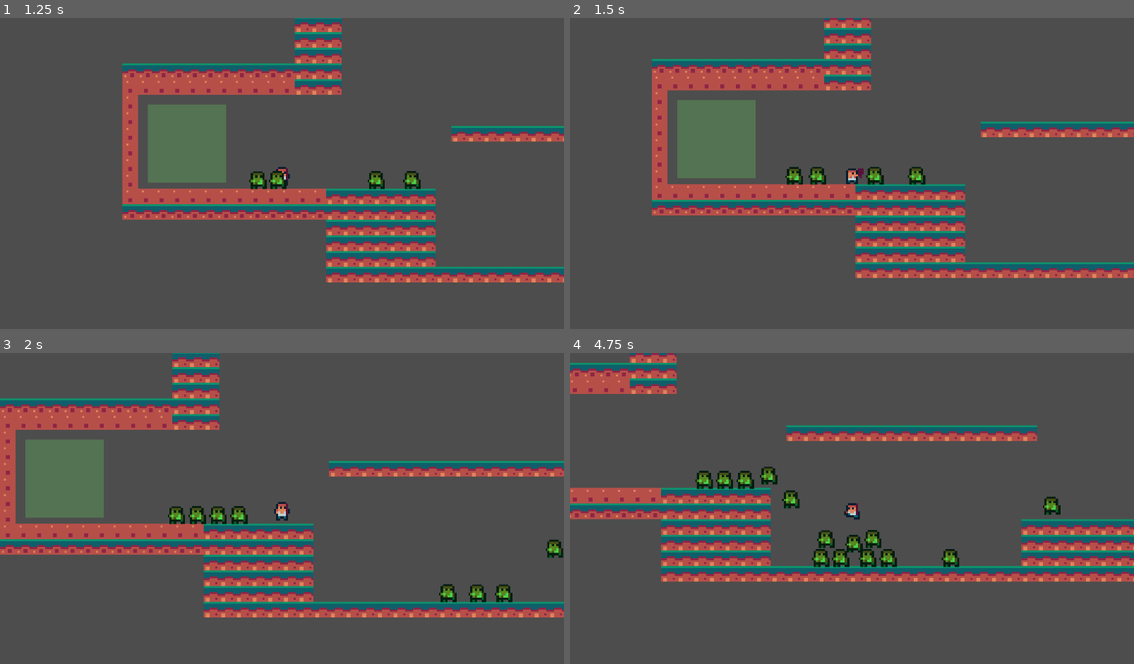
Above: before the commit, frames 1-4 (two rows, left to right).
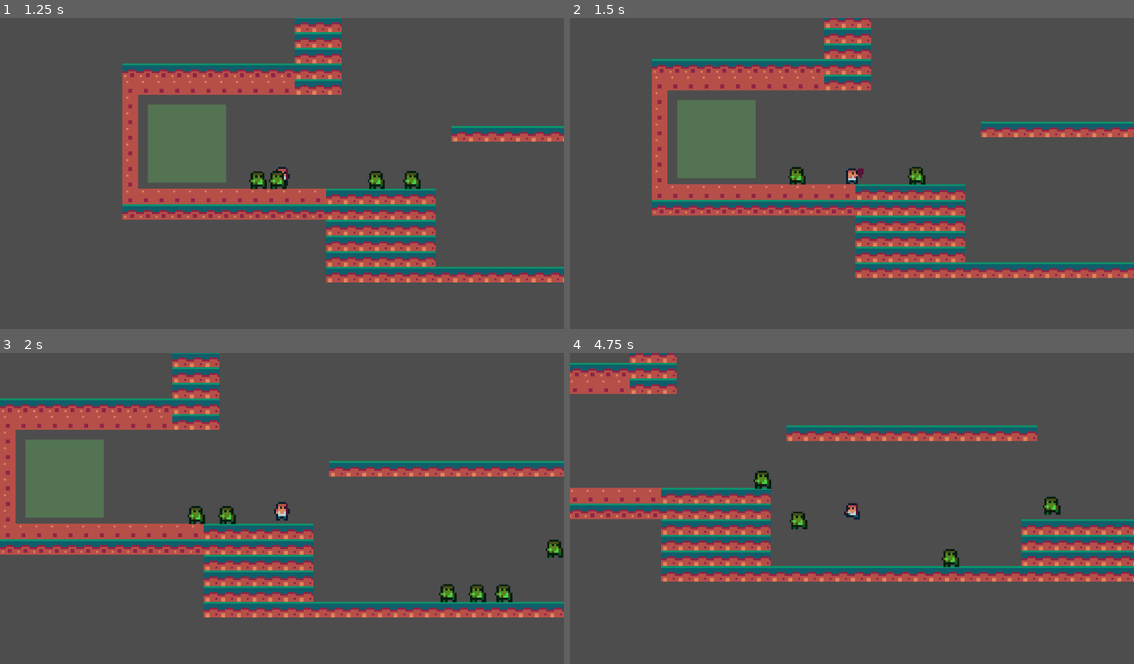
Above: after the commit, the same moments.

Repository: OllieBlomfield/zombie_game
Game: Godot game, scene res://scenes/levels/zombie_test_arena.tscn
The game is run twice, just before and just after one commit, with the same random seed, the same clock (stepped at 60 frames per second) and the same inputs. This scene is started directly instead of the project's main scene. The engine's default icon, where the game draws it, is replaced by a stand-in: a white triangle on a blue panel in a dark square.
Inputs:
- Up to frame 1 (1.25 s): hold D (right) from 0.53 s (still down); tap M (attack) at 0.6 s; tap Space (jump) at 0.77 s
- Up to frame 2 (1.5 s): keep holding D (right); tap M (attack) at 1.35 s
- Up to frame 3 (2 s): keep holding D (right); tap Space (jump) at 1.52 s
- Up to frame 4 (4.75 s): release D (right) at 2.03 s; hold A (left) 2.03-2.78 s; tap M (attack) every 0.75 s from 2.1 to 4.35 s; hold D (right) 2.78-4.28 s; tap Space (jump) at 3.02, 3.77, 4.52 s; hold A (left) from 4.28 s (still down)

Frame 1 is identical in both runs. In frame 2, 0.4% of the frame differs, in the area x 38-56%, y 47-54%; in frame 3, 0.5%; in frame 4, 2.0%, in the area x 22-59%, y 36-69%.

Commit message:
added damage numbers

Diff:
--- /dev/null
+++ b/UI/Label Settings/damage_number_label_settings.tres
@@ -0,0 +1,7 @@
+[gd_resource type="LabelSettings" format=3 uid="uid://klcolmvnufme"]
+
+[ext_resource type="FontFile" uid="uid://c508ya7op44uq" path="res://graphics/fonts/TinyPixy.ttf" id="1_e1aai"]
+
+[resource]
+font = ExtResource("1_e1aai")
+font_size = 10
--- a/components/hitbox.gd
+++ b/components/hitbox.gd
@@ -10,13 +10,6 @@
 
 func _ready() -> void:
 	area_entered.connect(_test_candidate)
-
-func set_damage(value: int):
-	damage = value
-
-
-func get_damage() -> int:
-	return damage
 
 func enable() -> void:
 	monitoring = true
--- a/components/hurtbox.gd
+++ b/components/hurtbox.gd
@@ -17,6 +17,6 @@
 
 func spawn_label(context: HitContext):
 	var damage_label = DAMAGE_LABEL.instantiate() as DamageLabel
+	damage_label.global_position = context.hit_point
 	damage_label.init(context)
-	damage_label.position = position
 	get_parent().add_child(damage_label)
--- a/scenes/objects/damage_label.tscn
+++ b/scenes/objects/damage_label.tscn
@@ -1,13 +1,17 @@
 [gd_scene format=3 uid="uid://biobengcqimdd"]
 
 [ext_resource type="Script" uid="uid://cmuuih82pm568" path="res://scripts/objects/damage_label.gd" id="1_6b3me"]
+[ext_resource type="LabelSettings" uid="uid://klcolmvnufme" path="res://UI/Label Settings/damage_number_label_settings.tres" id="2_ny86i"]
 
-[node name="DamageLabel" type="Label" unique_id=2084595937]
+[node name="DamageLabel" type="Node2D" unique_id=877570005 node_paths=PackedStringArray("label")]
 z_index = 5
-offset_right = 10.0
-offset_bottom = 12.0
-theme_override_font_sizes/font_size = 8
+script = ExtResource("1_6b3me")
+label = NodePath("Label")
+
+[node name="Label" type="Label" parent="." unique_id=1320140073]
+offset_left = -14.0
+offset_top = -8.0
+offset_right = -4.0
+offset_bottom = 5.0
 text = "10"
-horizontal_alignment = 1
-vertical_alignment = 1
-script = ExtResource("1_6b3me")
+label_settings = ExtResource("2_ny86i")
--- a/scenes/objects/zombie.tscn
+++ b/scenes/objects/zombie.tscn
@@ -53,7 +53,7 @@
 
 [node name="HurtBox" type="Area2D" parent="." unique_id=721889875 node_paths=PackedStringArray("health")]
 scale = Vector2(0.7484565, 0.7484565)
-collision_layer = 0
+collision_layer = 2
 script = ExtResource("5_d5t1q")
 health = NodePath("../Health")
 hurtbox_name = "Zombie"
--- a/scripts/objects/damage_label.gd
+++ b/scripts/objects/damage_label.gd
@@ -1,5 +1,19 @@
-extends Label
+extends Node2D
 class_name DamageLabel
 
+@export var effect_time: float = 2
+@export var label: Label
+
+var _current_fade_time : float
+
+func _ready():
+	_current_fade_time = effect_time
+
 func init(context: HitContext):
-	text = str(context.damage)
+	label.text = str(context.damage)
+	position.x += randf_range(-3,3)
+
+func _process(delta: float) -> void:
+	position.y -= 10 * delta
+	_current_fade_time -= delta
+	modulate.a = ease(_current_fade_time/effect_time,1.2)
--- a/scripts/weapons/mele_weapon.gd
+++ b/scripts/weapons/mele_weapon.gd
@@ -36,5 +36,6 @@
 	var context: HitContext = HitContext.new()
 	context.damage = damage
 	#context.hit_point =
+	context.hit_point = global_position
 	context.knockback = knockback
 	hurtbox.handle_hit(context)
Binary file added: graphics/fonts/TinyPixy.ttf
Not shown, added: graphics/fonts/TinyPixy.ttf.import
